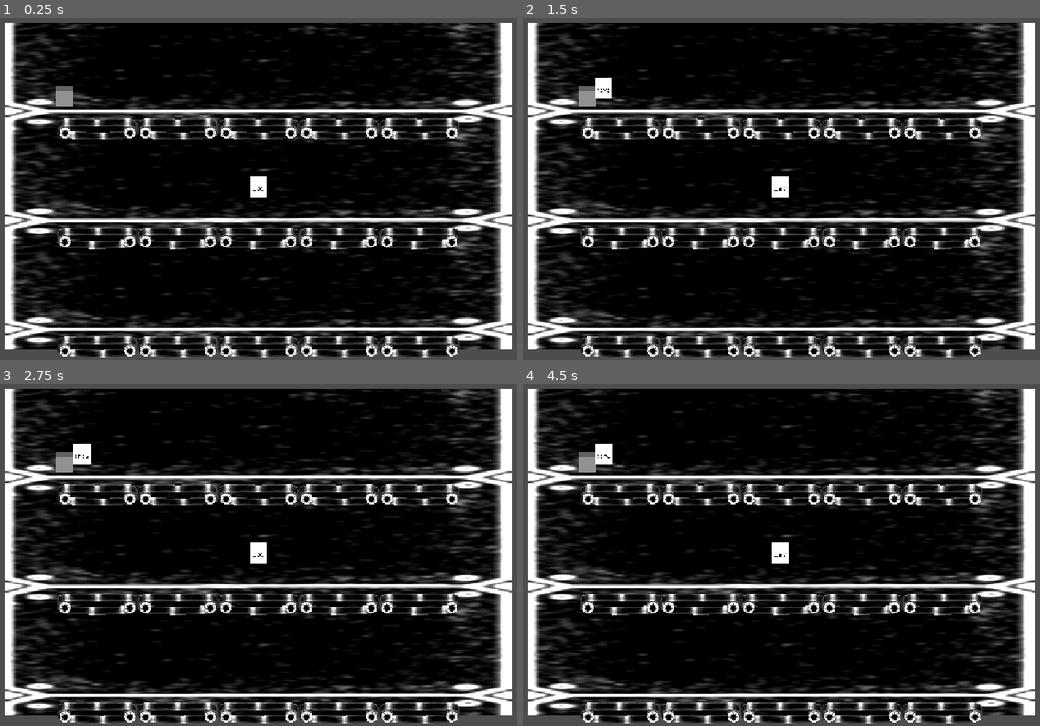
Above: before the commit, frames 1-4 (two rows, left to right).
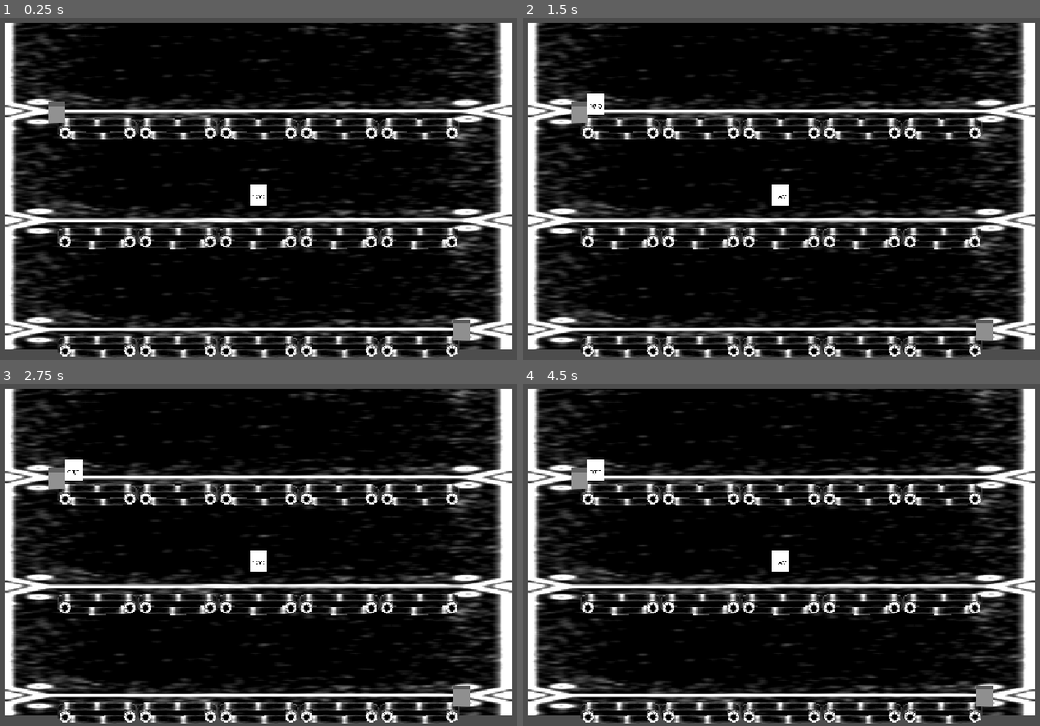
Above: after the commit, the same moments.

Repository: patches34/super-conveyor-bros
Game: Godot game, scene res://Scenes/level_baker_test.tscn
Same seed, same stepped clock (60 frames per second), same inputs: the game is played once before the commit and once after it. This scene is started directly instead of the project's main scene.
Inputs (mouse positions are in pixels of both pictures, inside the frame that each line leads up to):
- Up to frame 1 (0.25 s): no input
- Up to frame 2 (1.5 s): tap Enter at 0.5 s; move the mouse to (926, 158) at 0.52 s; hold Space (spawn) 0.53-1.28 s; move the mouse to (652, 192) at 1.27 s; tap Mouse wheel down (scroll_down) at 1.35 s
- Up to frame 3 (2.75 s): tap Space (spawn) at 1.55, 2.3 s; tap Enter at 2 s; move the mouse to (325, 459) at 2.02 s; hold Mouse wheel up (scroll_up) from 2.03 s (still down)
- Up to frame 4 (4.5 s): tap Space (spawn) at 2.75, 2.85 s; move the mouse to (750, 616) at 2.77 s; release Mouse wheel up (scroll_up) at 2.78 s; tap Enter at 3.5 s; move the mouse to (977, 596) at 3.52 s; hold Space (spawn) 3.53-4.28 s; move the mouse to (585, 486) at 4.27 s; tap Mouse wheel down (scroll_down) at 4.35 s

The runs differ from the first frame. In frame 1, 0.7% of the frame differs, in the area x 9-91%, y 19-95%; in frame 2, 1.0%; in frame 3, 1.0%, in the area x 9-91%, y 17-95%; in frame 4, 1.0%.

Commit message:
added item spawner and capture

Diff:
--- /dev/null
+++ b/super-conveyor-bros/Prefabs/item_capture.gd
@@ -0,0 +1,16 @@
+extends Node3D
+
+
+# Called when the node enters the scene tree for the first time.
+func _ready() -> void:
+	pass # Replace with function body.
+
+
+# Called every frame. 'delta' is the elapsed time since the previous frame.
+func _process(delta: float) -> void:
+	pass
+
+
+func _on_area_3d_area_entered(area: Area3D) -> void:
+	if area.has_method("_on_capture"):
+		area._on_capture()
--- /dev/null
+++ b/super-conveyor-bros/Prefabs/item_capture.tscn
@@ -0,0 +1,21 @@
+[gd_scene format=3 uid="uid://3ocuibmw4jbr"]
+
+[ext_resource type="Script" uid="uid://djqaysv8q7mb5" path="res://Prefabs/item_capture.gd" id="1_gblma"]
+
+[sub_resource type="BoxMesh" id="BoxMesh_y3e6f"]
+
+[sub_resource type="BoxShape3D" id="BoxShape3D_y3e6f"]
+
+[node name="ItemCapture" type="Node3D" unique_id=48923668]
+script = ExtResource("1_gblma")
+
+[node name="MeshInstance3D" type="MeshInstance3D" parent="." unique_id=1151229193]
+transform = Transform3D(1, 0, 0, 0, 1, 0, 0, 0, 1, 0, 0.5, 0)
+mesh = SubResource("BoxMesh_y3e6f")
+
+[node name="Area3D" type="Area3D" parent="MeshInstance3D" unique_id=1510218191]
+
+[node name="CollisionShape3D" type="CollisionShape3D" parent="MeshInstance3D/Area3D" unique_id=226135912]
+shape = SubResource("BoxShape3D_y3e6f")
+
+[connection signal="area_entered" from="MeshInstance3D/Area3D" to="." method="_on_area_3d_area_entered"]
--- a/super-conveyor-bros/Prefabs/item_spawn.tscn
+++ b/super-conveyor-bros/Prefabs/item_spawn.tscn
@@ -6,7 +6,8 @@
 
 [node name="ItemSpawn" type="Node3D" unique_id=921366110]
 script = ExtResource("1_hbcx2")
-spawn_point = Vector3(1, 0, 0)
+spawn_point = Vector3(1, 0.5, 0)
 
 [node name="MeshInstance3D" type="MeshInstance3D" parent="." unique_id=1375273086]
+transform = Transform3D(1, 0, 0, 0, 1, 0, 0, 0, 1, 0, 0.5, 0)
 mesh = SubResource("BoxMesh_y3e6f")
--- a/super-conveyor-bros/Scenes/level_baker_test.tscn
+++ b/super-conveyor-bros/Scenes/level_baker_test.tscn
@@ -5,10 +5,11 @@
 [ext_resource type="PackedScene" uid="uid://b7fjsrxcm1wig" path="res://Prefabs/item.tscn" id="5_l7hhh"]
 [ext_resource type="PackedScene" uid="uid://benvrdli7tdwe" path="res://Prefabs/item_spawn.tscn" id="5_xmtf4"]
 [ext_resource type="Material" uid="uid://capn3kwjarjr5" path="res://Materials/wall.tres" id="6_8601y"]
+[ext_resource type="PackedScene" uid="uid://3ocuibmw4jbr" path="res://Prefabs/item_capture.tscn" id="6_b362e"]
 
 [sub_resource type="QuadMesh" id="QuadMesh_y3e6f"]
 
-[node name="MovementTest" type="Node3D" unique_id=1504819680]
+[node name="Baker Level" type="Node3D" unique_id=1504819680]
 
 [node name="Camera3D" type="Camera3D" parent="." unique_id=97632224]
 transform = Transform3D(1, 0, 0, 0, 0.96814764, 0.25038, 0, -0.25038, 0.96814764, 0, 4.515, 10.99)
@@ -33,6 +34,10 @@
 
 [node name="Belt13" parent="Belt" unique_id=1430979423 instance=ExtResource("4_my5lr")]
 transform = Transform3D(1, 0, 0, 0, 1, 0, 0, 0, 1, 19, 0, 0)
+
+[node name="ItemSpawn" parent="Belt" unique_id=921366110 node_paths=PackedStringArray("scroll_signal") instance=ExtResource("5_xmtf4")]
+transform = Transform3D(1, 0, 0, 0, 1, 0, 0, 0, 1, -2.4270763, 0.46924257, 0)
+scroll_signal = NodePath("../../Input")
 
 [node name="Belt4" parent="." unique_id=800568804 instance=ExtResource("4_my5lr")]
 transform = Transform3D(-1, 0, 0, 0, 1, 0, 0, 0, 1, 9.5, -2.1, 0)
@@ -64,8 +69,10 @@
 [node name="Belt13" parent="Belt5" unique_id=610201101 instance=ExtResource("4_my5lr")]
 transform = Transform3D(1, 0, 0, 0, 1, 0, 0, 0, 1, 19, 0, 0)
 
+[node name="ItemCapture" parent="Belt5" unique_id=48923668 instance=ExtResource("6_b362e")]
+transform = Transform3D(1, 0, 0, 0, 1, 0, 0, 0, 1, 21.5, 0.5, 0)
+
 [node name="Item" parent="." unique_id=428435005 instance=ExtResource("5_l7hhh")]
-transform = Transform3D(1, 0, 0, 0, 1, 0, 0, 0, 1, 0, 0.493, 0)
 
 [node name="Wall" type="MeshInstance3D" parent="." unique_id=205784542]
 transform = Transform3D(29.9687, 0, 0, 0, 19.977707, 0, 0, 0, 1, 0, 0, -4)
@@ -75,8 +82,4 @@
 [node name="Input" parent="." unique_id=1280705331 instance=ExtResource("4_kx5y6")]
 scroll_speed = 0.03
 
-[node name="ItemSpawn" parent="." unique_id=921366110 node_paths=PackedStringArray("scroll_signal") instance=ExtResource("5_xmtf4")]
-transform = Transform3D(1, 0, 0, 0, 1, 0, 0, 0, 1, -11.469585, 6.483108, 0)
-scroll_signal = NodePath("../Input")
-
 [connection signal="scroll_changed" from="Input" to="Item" method="_on_scroll"]
--- a/super-conveyor-bros/Scripts/input.gd
+++ b/super-conveyor-bros/Scripts/input.gd
@@ -25,6 +25,6 @@
 
 
 func _on_scroll(value):
-	print(value);
+	#print(value);
 	belt_texture.uv1_offset.x += value * scroll_speed;
 	bard_texture.uv1_offset.x += value * scroll_speed;
--- a/super-conveyor-bros/Scripts/item.gd
+++ b/super-conveyor-bros/Scripts/item.gd
@@ -36,5 +36,9 @@
 		queue_free()
 
 func _on_scroll(value):
-	print(value * move_speed)
+	#print(value * move_speed)
 	position += Vector3(value * move_speed, 0, 0);
+
+func _on_capture():
+	print("been captured")
+	queue_free()
--- a/super-conveyor-bros/Scripts/item_spawn.gd
+++ b/super-conveyor-bros/Scripts/item_spawn.gd
@@ -20,14 +20,10 @@
 		on_spawn()
 
 func on_spawn():
-
-	print("spawn")
 	var instance:Item = item_prefab.instantiate()
 
 	scroll_signal.scroll_changed.connect(instance._on_scroll)
 
 	add_child(instance)
 
-
-
 	instance.global_position = global_position + spawn_point
Not shown, added: super-conveyor-bros/Prefabs/item_capture.gd.uid
